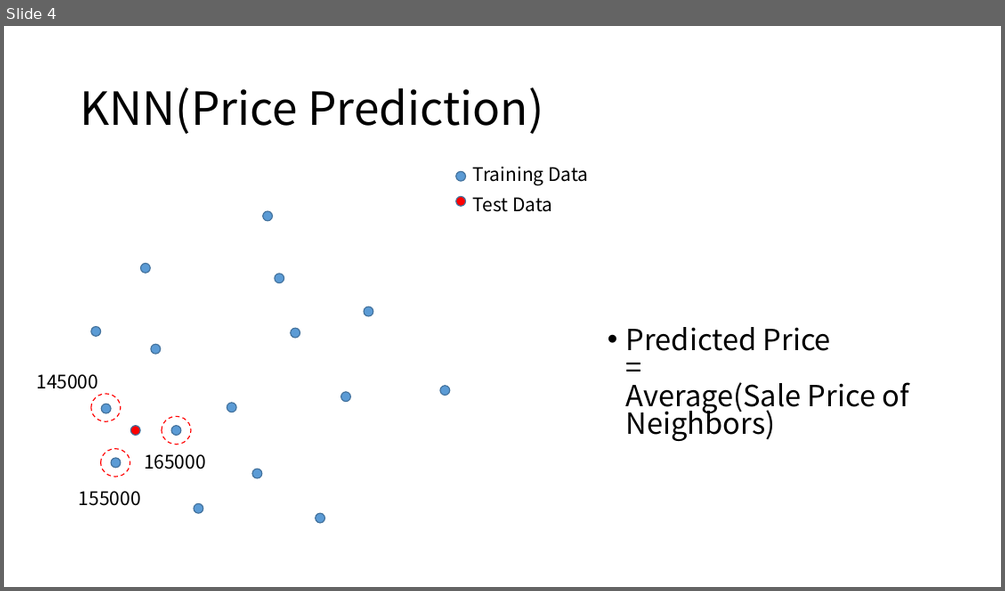
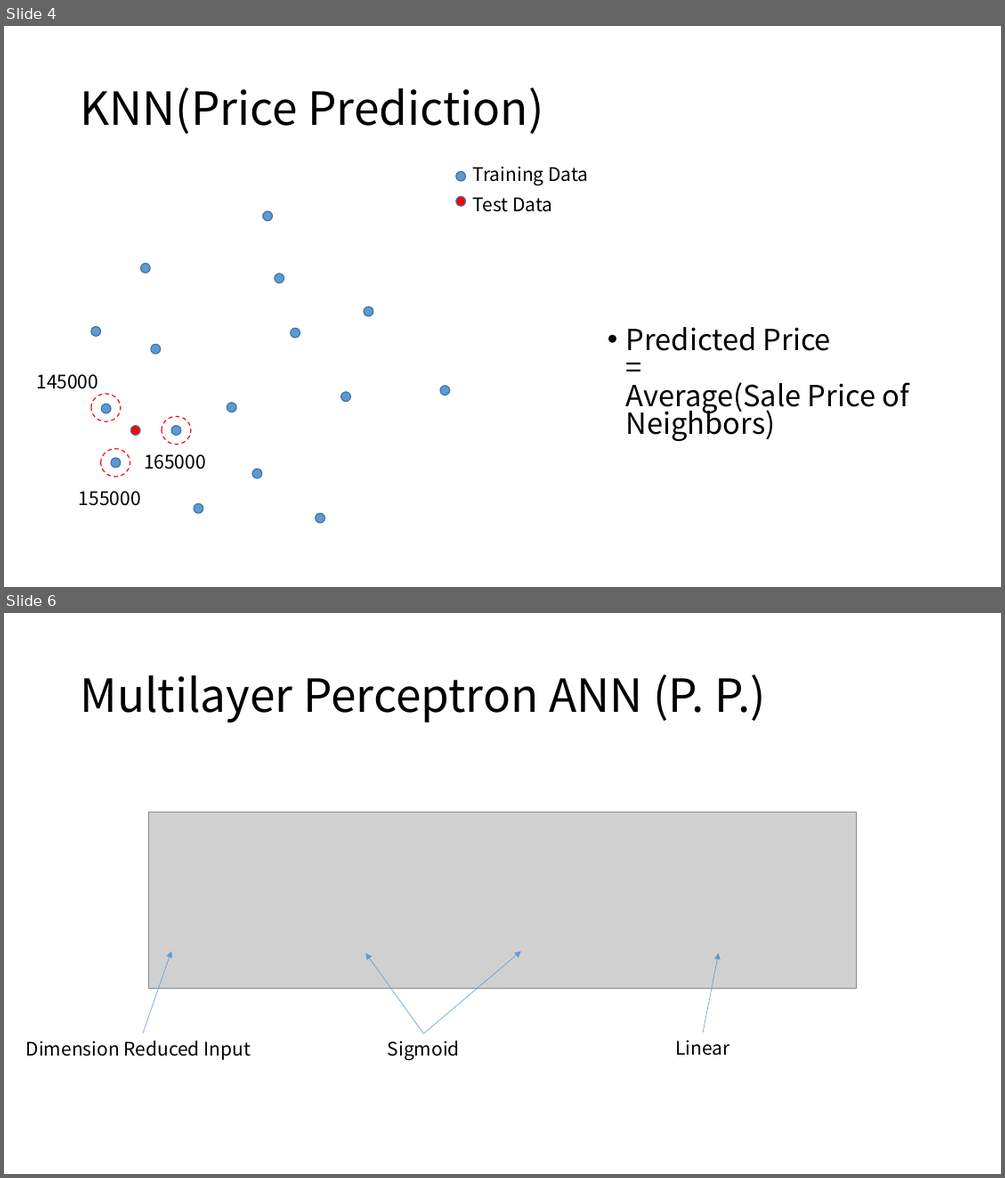
Before and after one commit to sould628/MLFINAL, a slide deck: presentation.pptx. Shown one above the other, each under a label of ours: slide 4 before the commit, slides 4 and 6 after it; the slides between them are not shown. The pictures are 1005x591 and 1005x1178 pixels, drawn with LibreOffice and Linux fonts; fonts in the diff are those of the drawing; grey boxes stand for pictures. Boxes give left, top, right and bottom in pixels: in the first picture for what was removed or moved away, otherwise in the second. Text is boxed around its words. In the diff, an @@ line names an element or a change of style, - is before the commit and + after.

```diff
--- a/presentation.pptx
+++ b/presentation.pptx
@@ slide 6 added at [4, 613, 1001, 1174], background #FFFFFF @@
@@ title added at [80, 674, 766, 722], 44 pt, text #000000 @@
+Multilayer Perceptron ANN (P. P.)
@@ picture added at [148, 811, 857, 988] @@
@@ arrow added from (142, 1033) to (171, 951), #5B9BD5 0.5 pt @@
@@ arrow added from (423, 1033) to (366, 953), #5B9BD5 0.5 pt @@
@@ arrow added from (423, 1033) to (521, 951), #5B9BD5 0.5 pt @@
@@ arrow added from (704, 1032) to (719, 953), #5B9BD5 0.5 pt @@
@@ text added at [26, 1040, 251, 1060], 18 pt, text #000000 @@
+Dimension Reduced Input
@@ text added at [388, 1040, 460, 1060], 18 pt, text #000000 @@
+Sigmoid
@@ text added at [675, 1040, 729, 1055], 18 pt, text #000000 @@
+Linear
```
Also in this commit, not shown: 3 slides changed, 3 other slides added, 1 other file.
